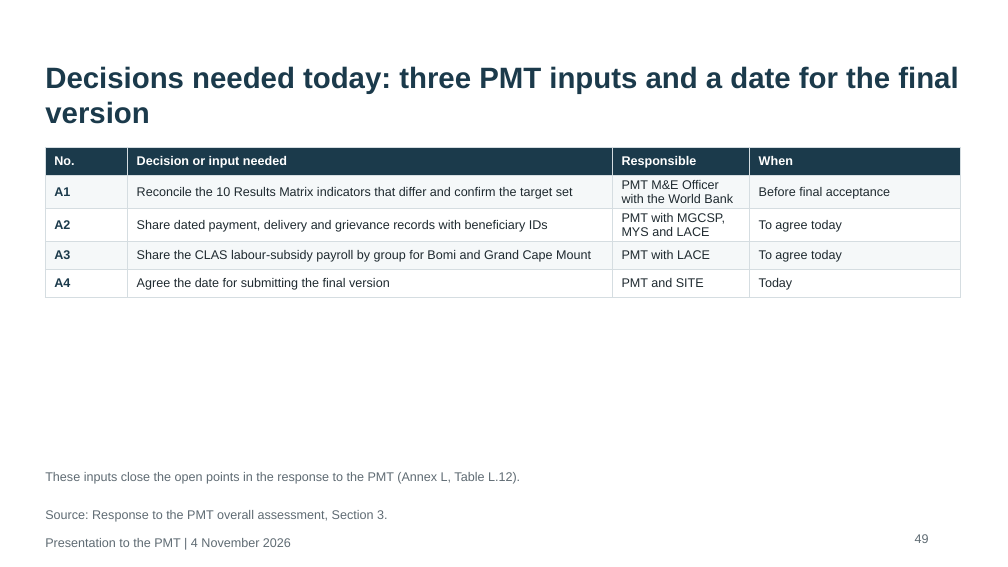
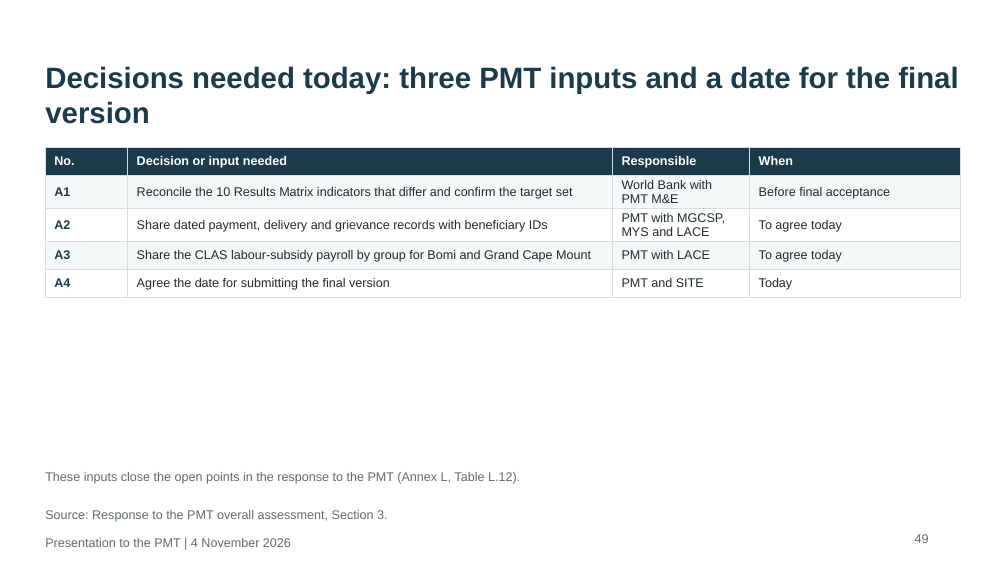
Before and after one commit to kokouekpinda/kokouekpinda, a slide deck: slide 49 of deliverables/REALISE_PMT_Presentation_v5.pptx. Drawn at 1008x567 pixels with LibreOffice and Linux fonts; fonts in the diff are those of the drawing. Boxes give left, top, right and bottom in pixels: in the first picture for what was removed or moved away, otherwise in the second. Text is boxed around its words. In the diff, an @@ line names an element or a change of style, - is before the commit and + after.

```diff
--- a/deliverables/REALISE_PMT_Presentation_v5.pptx
+++ b/deliverables/REALISE_PMT_Presentation_v5.pptx
@@ table at [45, 147, 960, 395] @@
-row 2, column 3: PMT M&E Officer with the World Bank
+row 2, column 3: World Bank with PMT M&E
```
Also in this commit, not shown: 31 other slides changed.
